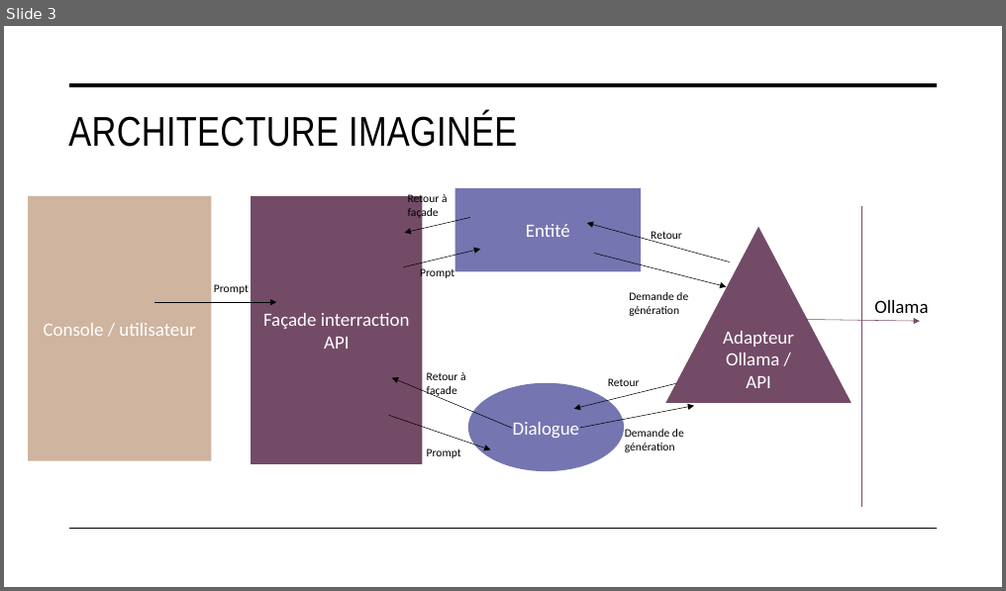
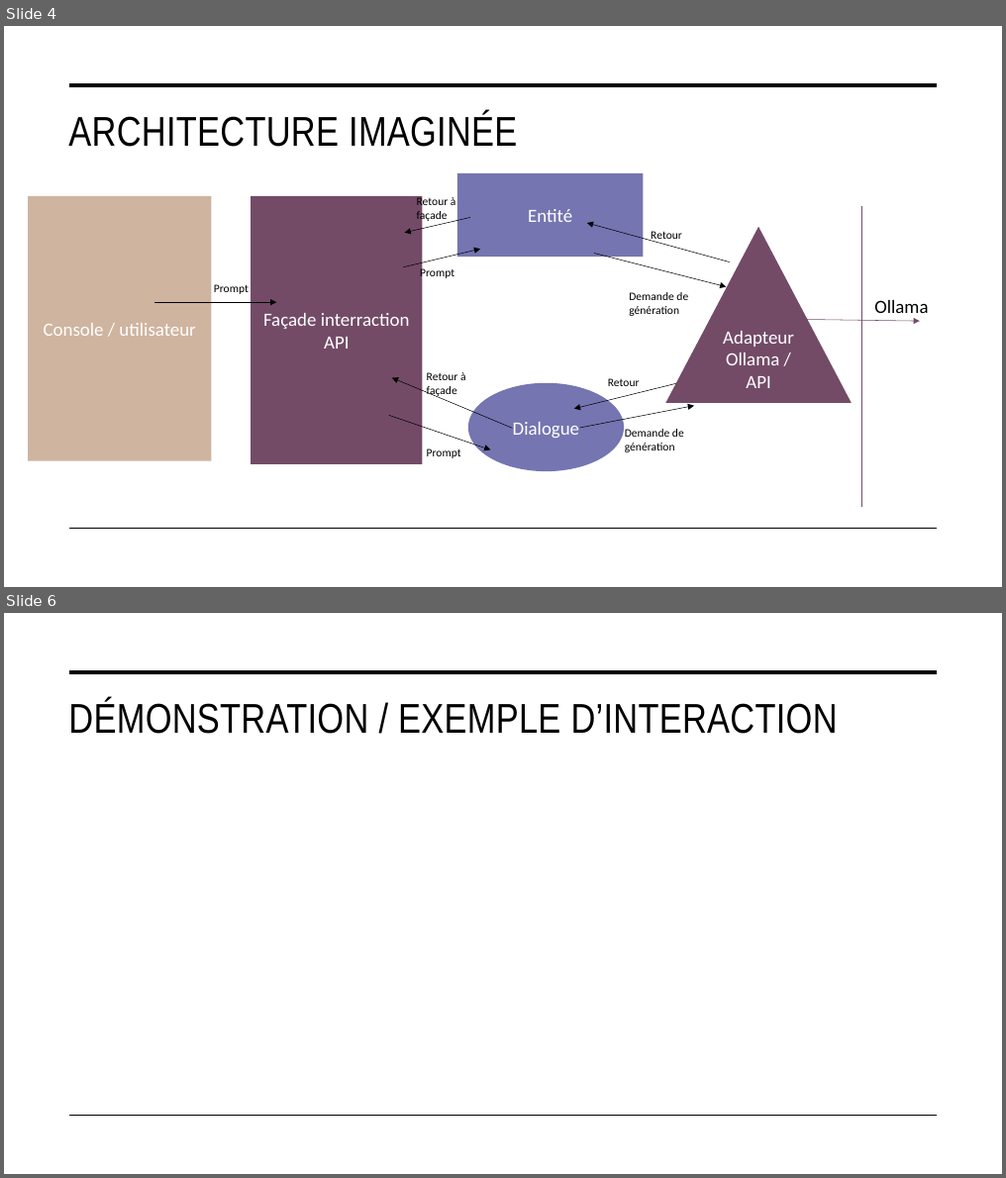
Before and after one commit to enievaR/projet-agent, a slide deck: Concept.pptx. Shown one above the other, each under a label of ours: slide 3 before the commit, slides 4 and 6 after it; the slides between them are not shown. The pictures are 1006x591 and 1006x1178 pixels, drawn with LibreOffice and Linux fonts; fonts in the diff are those of the drawing. Boxes give left, top, right and bottom in pixels: in the first picture for what was removed or moved away, otherwise in the second. Text is boxed around its words. In the diff, an @@ line names an element or a change of style, - is before the commit and + after.

```diff
--- a/Concept.pptx
+++ b/Concept.pptx
@@ slide 6 added at (4,613,1002,1174), background #FFFFFF; not listed: 2 template elements that a slide beside it also shows @@
@@ title added at (68,699,838,734), 40 pt, text #000000 @@
+DÉMONSTRATION / EXEMPLE D’INTERACTION
@@ what was slide 3 is now slide 4 @@
@@ slide 4 changed as well @@
@@ rectangle "Entité": place and size @@
-rectangle "Entité" at (455,188,642,272)
+rectangle "Entité" at (457,174,644,257)
@@ text "Retour à façade": place and size @@
-text "Retour à façade" at (408,193,448,220)
+text "Retour à façade" at (417,196,456,222)
```
Also in this commit, not shown: 3 other slides changed, 3 other slides added, 1 slide removed.
